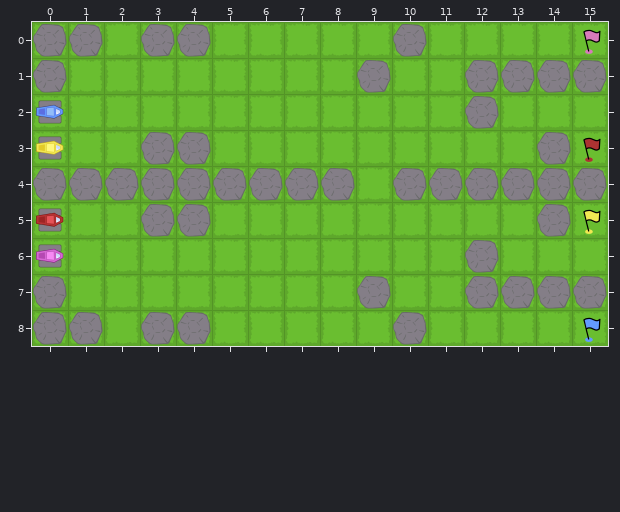
Two versions of a level (Tiled map, pc/assets/level/009.tmx). The picture above is the old version.
Cells are 256x256 px. Shown: x 0..15, y 0..8.
Once edited:
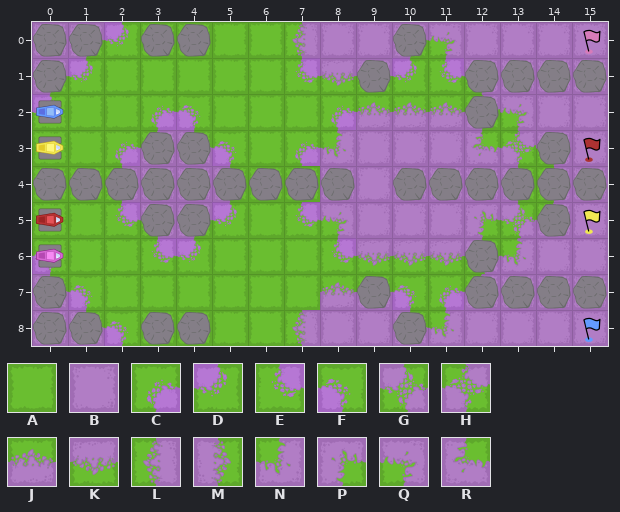
Key: from "BaseTiles": A 0 "grass", B 7 "strange_grass", C 8 "strange_grass_corner", D 8 turned 180 "strange_grass_corner", E 8 turned 270 "strange_grass_corner", F 8 turned 90 "strange_grass_corner", G 9 turned 180 "strange_grass_double_cor", H 9 turned 90 "strange_grass_double_cor", J 10 "strange_grass_half", K 10 turned 180 "strange_grass_half", L 10 turned 270 "strange_grass_half", M 10 turned 90 "strange_grass_half", N 11 "strange_grass_inner_corn", P 11 turned 180 "strange_grass_inner_corn", Q 11 turned 270 "strange_grass_inner_corn", R 11 turned 90 "strange_grass_inner_corn".
_ is an empty cell.
The edit:
Layer "Base":
Tile A becomes tile B in row 0 at x 0, 8 to 9 and 12 to 15; in row 1 at x 13 to 15; in row 2 at x 14 to 15; in row 3 at x 9 to 11 and 15; in row 4 at x 3 to 4, 8 to 12 and 15; in row 5 at x 9 to 11 and 15.
Tile A becomes tile B in row 6 at x 14 to 15; in row 7 at x 13 to 15; in row 8 at x 0, 8 to 9 and 12 to 15.
Tile A becomes tile C in row 2 at x 3 and 8; in row 3 at x 2 and 7; in row 7 at x 11.
Tile A becomes tile D in row 0 at x 2; in row 1 at x 1 and 10; in row 2 at x 0; in row 5 at x 5; in row 6 at x 4.
Tile A becomes tile E in row 1 at x 7 and 11; in row 5 at x 2 and 7; in row 6 at x 3 and 8.
Tile A becomes tile F in row 2 at x 4; in row 3 at x 5; in row 6 at x 0; in row 7 at x 1 and 10; in row 8 at x 2.
Tile A becomes tile G in row 5 at x 13; in row 6 at x 12.
Tile A becomes tile H in row 2 at x 12; in row 3 at x 13.
Tile A becomes tile J in row 2 at x 9 to 11; in row 7 at x 8 to 9.
Tile A becomes tile K in row 1 at x 8 to 9; in row 6 at x 9 to 11.
Tile A becomes tile L in row 0 at x 7; in row 4 at x 2 and 14; in row 8 at x 7.
Tile A becomes tile M in row 4 at x 5 and 13.
Tile A becomes tile N in row 3 at x 3 and 8; in row 5 at x 14; in row 6 at x 13; in row 7 at x 12; in row 8 at x 11.
Tile A becomes tile P in row 0 at x 1 and 10; in row 1 at x 0; in row 5 at x 4 and 12.
Tile A becomes tile Q in row 0 at x 11; in row 1 at x 12; in row 2 at x 13; in row 3 at x 14; in row 5 at x 3 and 8.
Tile A becomes tile R in row 3 at x 4 and 12; in row 7 at x 0; in row 8 at x 1 and 10.
Where, in picture pixels (left, top, right, bottom), the same in both pictures:
changed: (32, 22, 246, 346)
changed: (286, 22, 608, 346)
